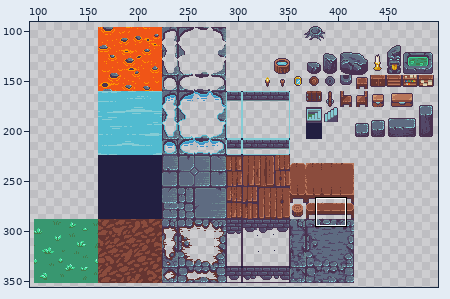
File history of a pixel-art file, android/assets/ase/biome_castle.ase. Above, an overview of the earlier version with the close-up marked.
Close-up. Earlier state:
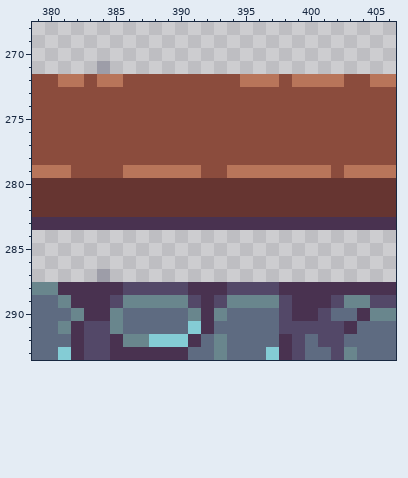
512x512 pixels, 1 frame. Pixels under 10% opacity are left out. Shown: x 379..406, y 268..293. The wide view leaves out empty margins.
After the commit:
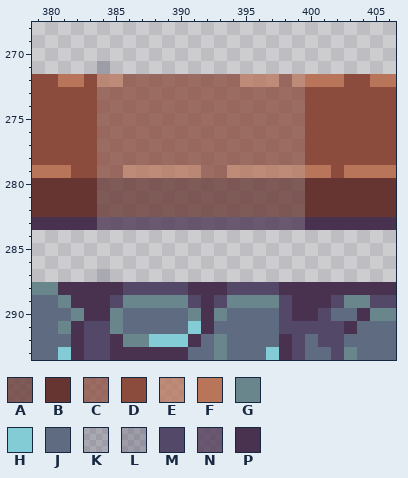
Palette (. is transparent): A #663531c0  B #663531  C #8b4c3dc0  D #8b4c3d  E #b8755ac0  F #b8755a  G #69868d  H #84ccd5  J #5e6b81  K #221f4135  L #221f4147  M #534868  N #493250c0  P #493250
Edits made:
layer "@tiles/@desk/desk NS" opacity 100% -> 75%
The author changed colour B to colour A in rows 280 to 282 at x 384 to 399.
The author changed colour D to colour C in row 272 at x 386 to 394 and 398; in rows 273 to 278 at x 384 to 399; in row 279 at x 384 to 385 and 392 to 393.
The author changed colour F to colour E in row 272 at x 384 to 385, 395 to 397 and 399; in row 279 at x 386 to 391 and 394 to 399.
The author changed colour L to colour K in row 287 at x 384.
The author changed colour P to colour N in row 283 at x 384 to 399.
